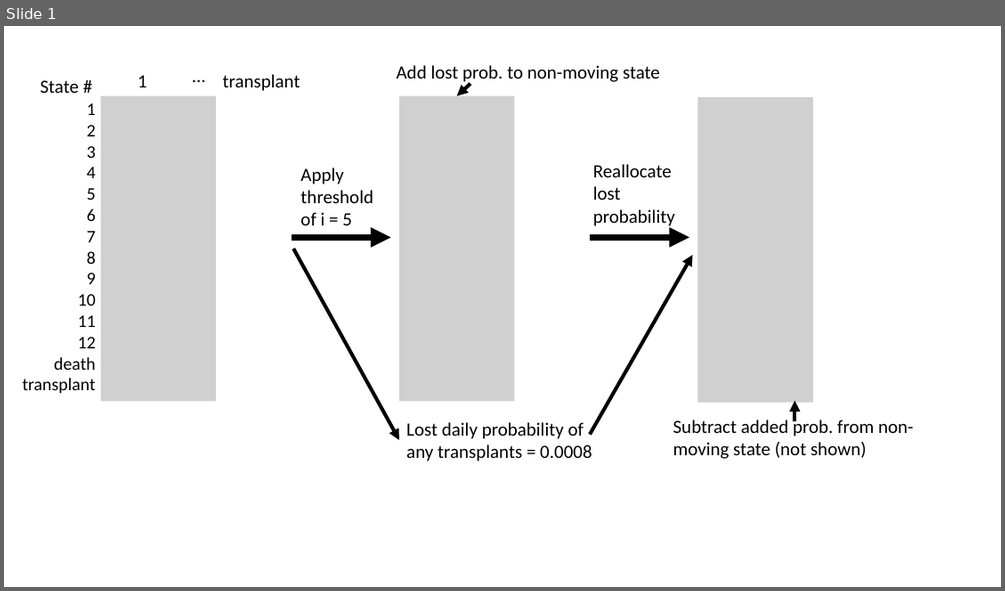
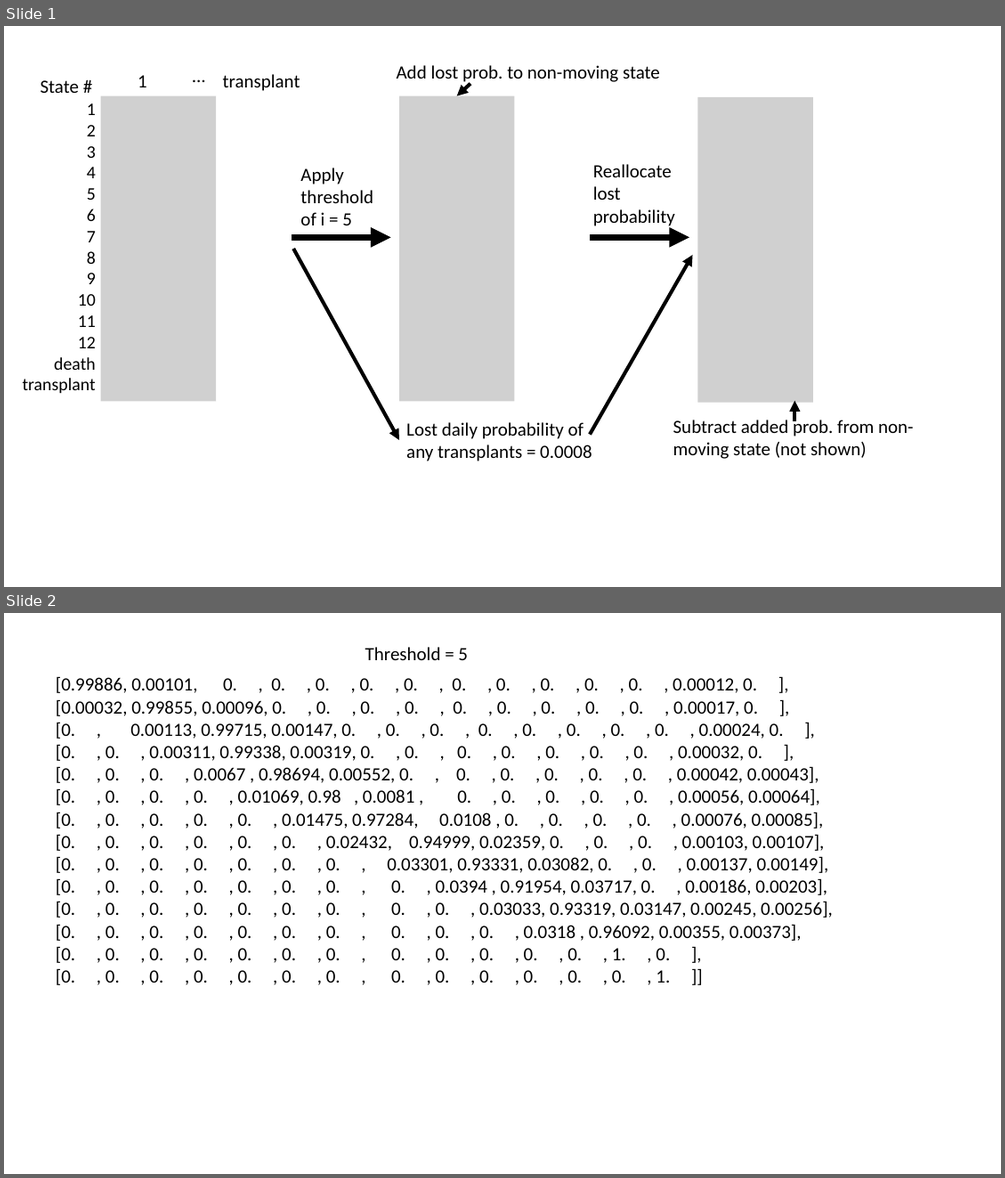
Before and after one commit to owenneuber/MSCI431_code, a slide deck: project_graphics.pptx. Shown one above the other, each under a label of ours: slide 1 before the commit, slides 1 and 2 after it. The pictures are 1005x591 and 1005x1178 pixels, drawn with LibreOffice and Linux fonts; fonts in the diff are those of the drawing; grey boxes stand for pictures. Boxes give left, top, right and bottom in pixels: in the first picture for what was removed or moved away, otherwise in the second. Text is boxed around its words. In the diff, an @@ line names an element or a change of style, - is before the commit and + after.

```diff
--- a/project_graphics.pptx
+++ b/project_graphics.pptx
@@ slide 2 added at <box>4,613,1001,1174</box>, background #FFFFFF @@
@@ text added at <box>365,647,468,660</box>, 18 pt, text #000000 @@
+Threshold = 5
@@ text added at <box>56,676,833,985</box>, 18 pt, text #000000 @@
+[0.99886, 0.00101, 0. , 0. , 0. , 0. , 0. , 0. , 0. , 0. , 0. , 0. , 0.00012, 0. ],
+[0.00032, 0.99855, 0.00096, 0. , 0. , 0. , 0. , 0. , 0. , 0. , 0. , 0. , 0.00017, 0. ],
+[0. , 0.00113, 0.99715, 0.00147, 0. , 0. , 0. , 0. , 0. , 0. , 0. , 0. , 0.00024, 0. ],
+[0. , 0. , 0.00311, 0.99338, 0.00319, 0. , 0. , 0. , 0. , 0. , 0. , 0. , 0.00032, 0. ],
+[0. , 0. , 0. , 0.0067 , 0.98694, 0.00552, 0. , 0. , 0. , 0. , 0. , 0. , 0.00042, 0.00043],
+[0. , 0. , 0. , 0. , 0.01069, 0.98 , 0.0081 , 0. , 0. , 0. , 0. , 0. , 0.00056, 0.00064],
+[0. , 0. , 0. , 0. , 0. , 0.01475, 0.97284, 0.0108 , 0. , 0. , 0. , 0. , 0.00076, 0.00085],
+[0. , 0. , 0. , 0. , 0. , 0. , 0.02432, 0.94999, 0.02359, 0. , 0. , 0. , 0.00103, 0.00107],
+[0. , 0. , 0. , 0. , 0. , 0. , 0. , 0.03301, 0.93331, 0.03082, 0. , 0. , 0.00137, 0.00149],
+[0. , 0. , 0. , 0. , 0. , 0. , 0. , 0. , 0.0394 , 0.91954, 0.03717, 0. , 0.00186, 0.00203],
+[0. , 0. , 0. , 0. , 0. , 0. , 0. , 0. , 0. , 0.03033, 0.93319, 0.03147, 0.00245, 0.00256],
+[0. , 0. , 0. , 0. , 0. , 0. , 0. , 0. , 0. , 0. , 0.0318 , 0.96092, 0.00355, 0.00373],
+[0. , 0. , 0. , 0. , 0. , 0. , 0. , 0. , 0. , 0. , 0. , 0. , 1. , 0. ],
+[0. , 0. , 0. , 0. , 0. , 0. , 0. , 0. , 0. , 0. , 0. , 0. , 0. , 1. ]]
```
Also in this commit, not shown: 2 other slides added, 1 other file.
